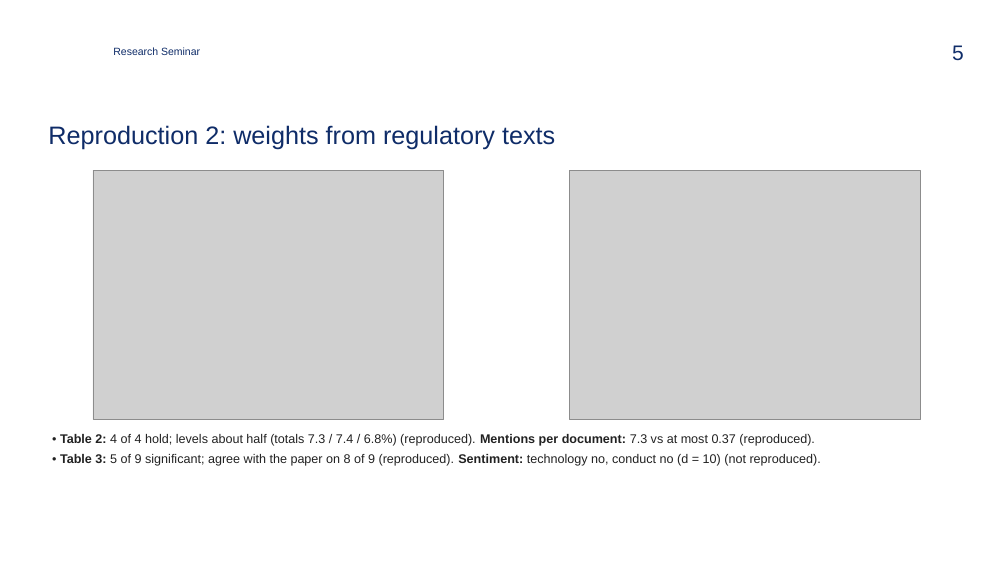
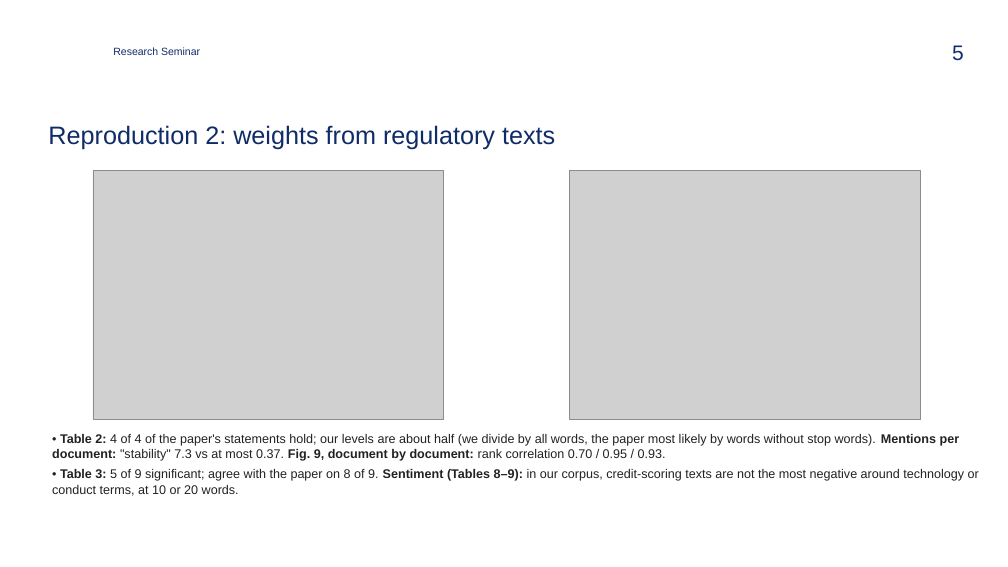
Before and after one commit to zavaz5/ml-model-risk, a slide deck: slide 5 of docs/presentation.pptx. Drawn at 1008x567 pixels with LibreOffice and Linux fonts; fonts in the diff are those of the drawing; grey boxes stand for pictures; background and template pictures are left out. Boxes give left, top, right and bottom in pixels: in the first picture for what was removed or moved away, otherwise in the second. Text is boxed around its words. In the diff, an @@ line names an element or a change of style, - is before the commit and + after.

Commit message:
Drop the verdict scorecard slide; mark machine-dependent results where they are shown
At the team's request the deck has no reproduced / not-reproduced slide (the
README keeps the verdicts). Training and SHAP times, which differ from the
paper because of hardware and software rather than the method, are marked in
orange on the slide that shows them, with the evidence: comparable software
gives comparable times (random-forest SHAP), different software does not.

```diff
--- a/docs/presentation.pptx
+++ b/docs/presentation.pptx
@@ text at [52,434,979,496]: text changed @@
-• Table 2: 4 of 4 hold; levels about half (totals 7.3 / 7.4 / 6.8%) (reproduced). Mentions per document: 7.3 vs at most 0.37 (reproduced).
-• Table 3: 5 of 9 significant; agree with the paper on 8 of 9 (reproduced). Sentiment: technology no, conduct no (d = 10) (not reproduced).
+• Table 2: 4 of 4 of the paper's statements hold; our levels are about half (we divide by all words, the paper most likely by words without stop words). Mentions per document: "stability" 7.3 vs at most 0.37. Fig. 9, document by document: rank correlation 0.70 / 0.95 / 0.93.
+• Table 3: 5 of 9 significant; agree with the paper on 8 of 9. Sentiment (Tables 8–9): in our corpus, credit-scoring texts are not the most negative around technology or conduct terms, at 10 or 20 words.
```
Also in this commit, not shown: 3 other slides changed, 1 slide removed, 7 other files.
